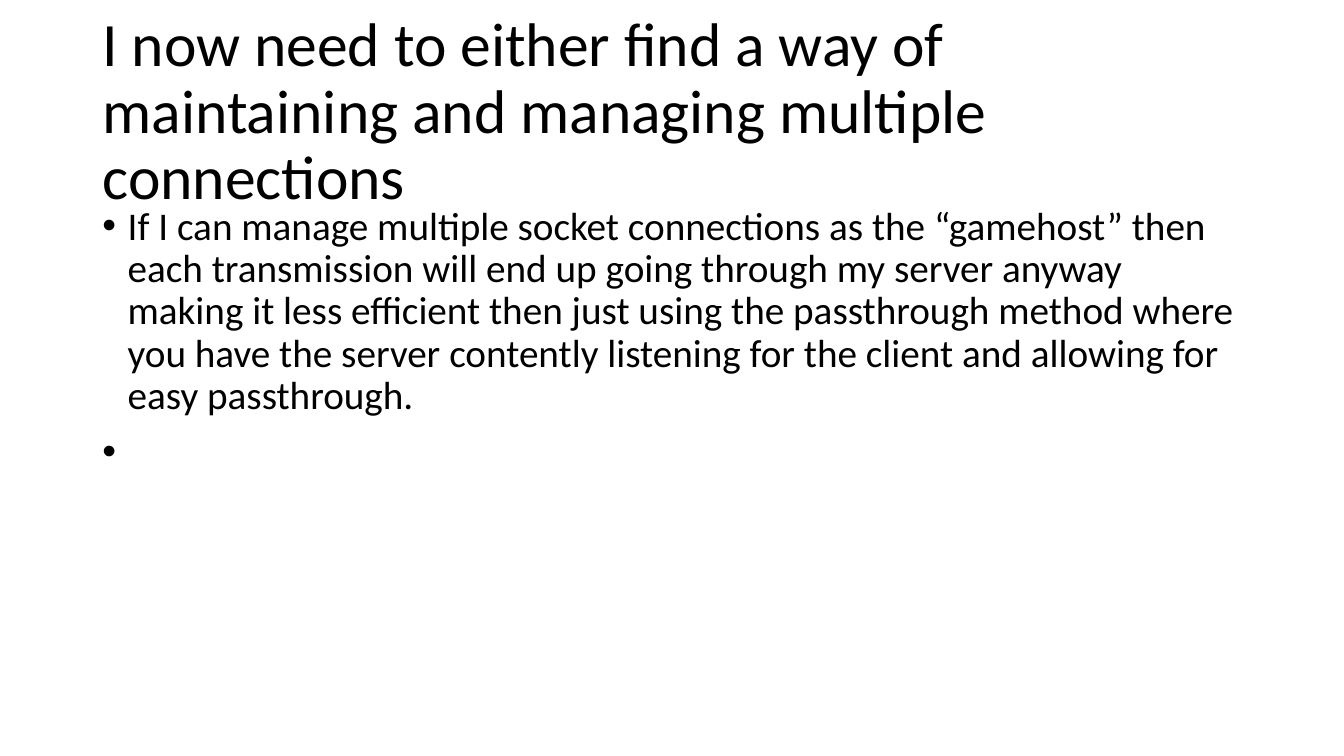
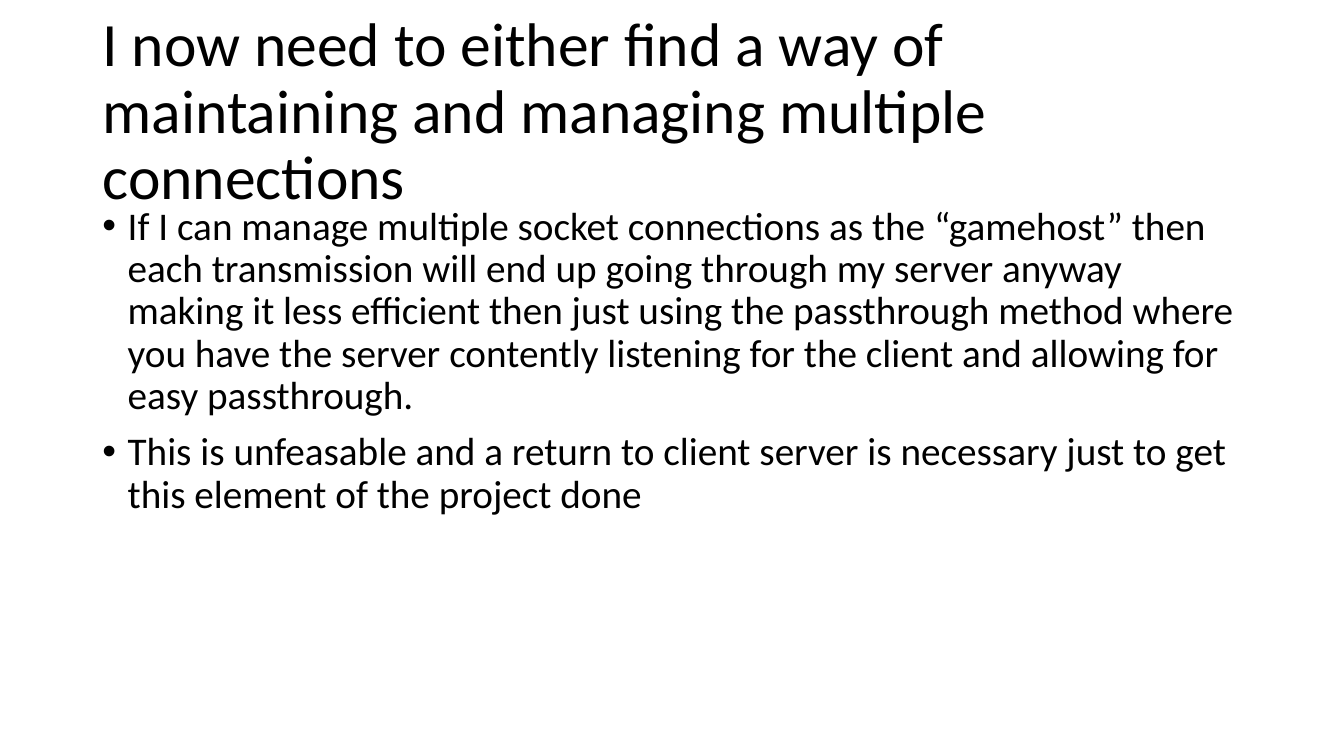
Before and after one commit to curtben1/actualCoursework, a slide deck: slide 19 of other/dev log.pptx. Drawn at 1344x756 pixels with LibreOffice and Linux fonts; fonts in the diff are those of the drawing. Boxes give left, top, right and bottom in pixels: in the first picture for what was removed or moved away, otherwise in the second. Text is boxed around its words. In the diff, an @@ line names an element or a change of style, - is before the commit and + after.

```diff
--- a/other/dev log.pptx
+++ b/other/dev log.pptx
@@ text at bbox=[128, 437, 1225, 515]: paragraph added @@
+• This is unfeasable and a return to client server is necessary just to get this element of the project done
```
Also in this commit, not shown: 5 other slides changed, 5 other files.
